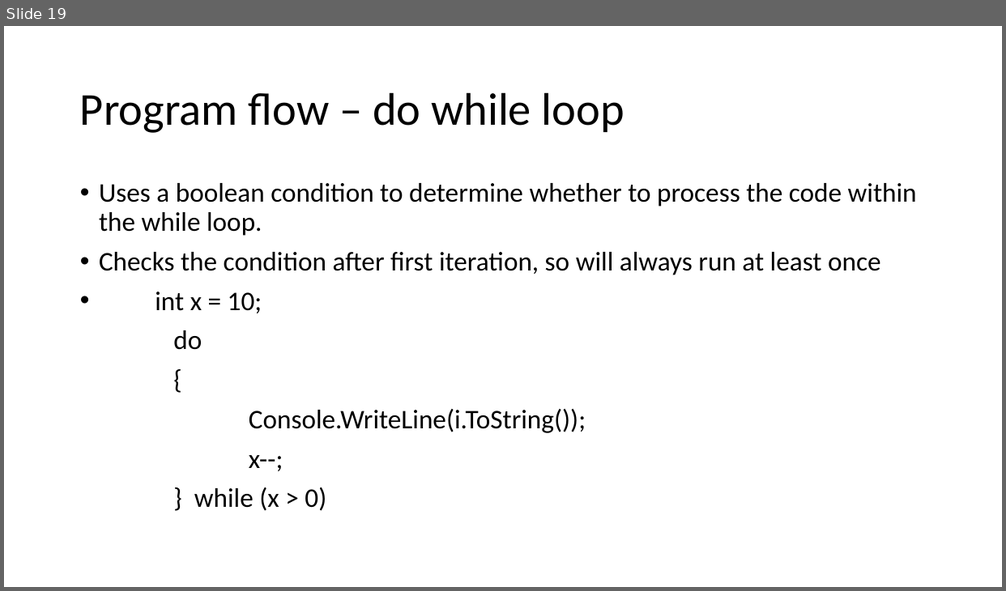
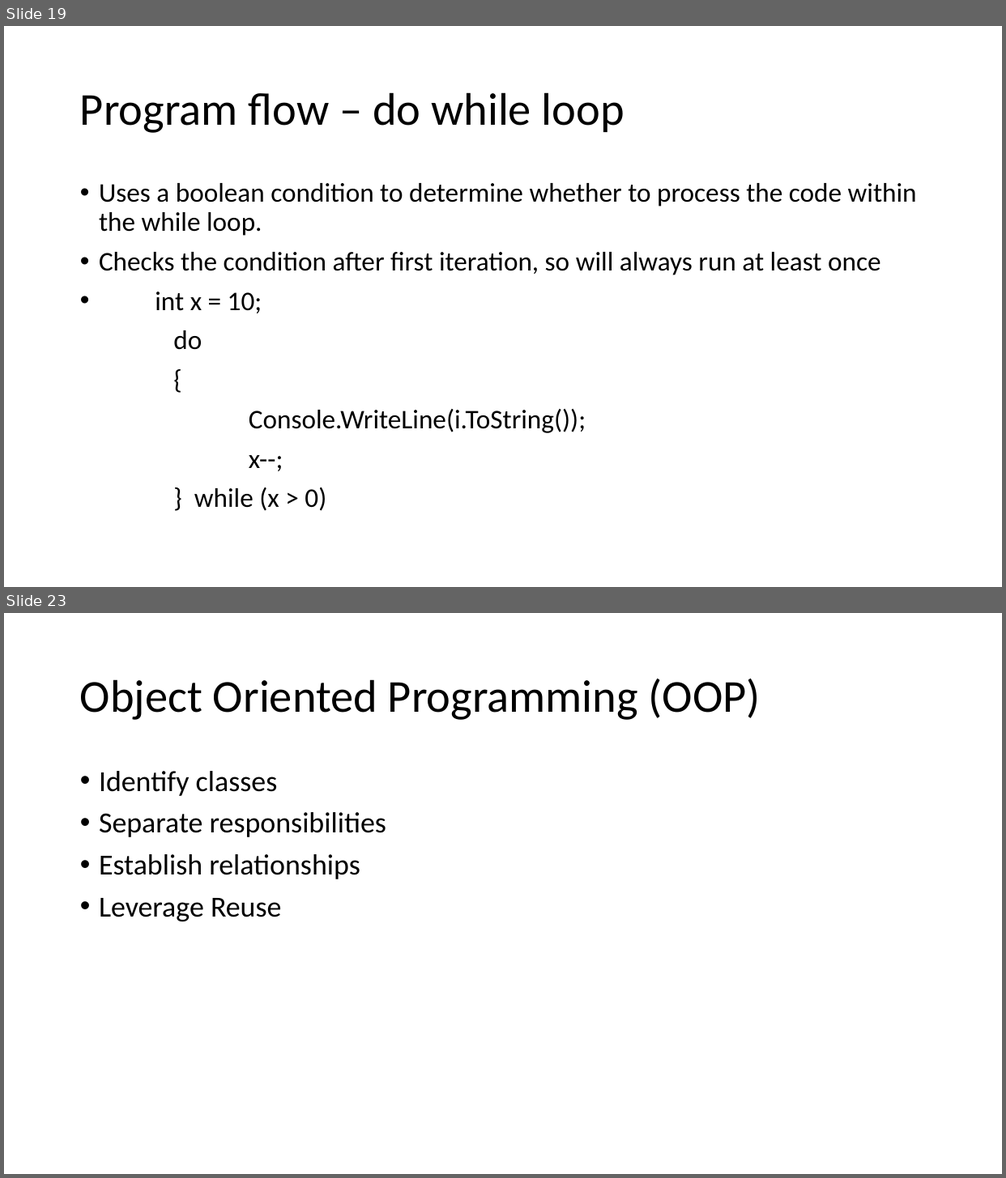
Before and after one commit to gavinhickford/Projects, a slide deck: Mentoring/Mentoring.pptx. Shown one above the other, each under a label of ours: slide 19 before the commit, slides 19 and 23 after it; the slides between them are not shown. The pictures are 1006x591 and 1006x1178 pixels, drawn with LibreOffice and Linux fonts; fonts in the diff are those of the drawing. Boxes give left, top, right and bottom in pixels: in the first picture for what was removed or moved away, otherwise in the second. Text is boxed around its words. In the diff, an @@ line names an element or a change of style, - is before the commit and + after.

```diff
--- a/Mentoring/Mentoring.pptx
+++ b/Mentoring/Mentoring.pptx
@@ slide 23 added at box(4, 613, 1002, 1174), background #FFFFFF @@
@@ title added at box(80, 679, 761, 720), 44 pt, text #000000 @@
+Object Oriented Programming (OOP)
@@ text added at box(99, 771, 386, 922), 28 pt, text #000000 @@
+• Identify classes
+• Separate responsibilities
+• Establish relationships
+• Leverage Reuse
```
Also in this commit, not shown: 1 slide changed, 6 other slides added.
